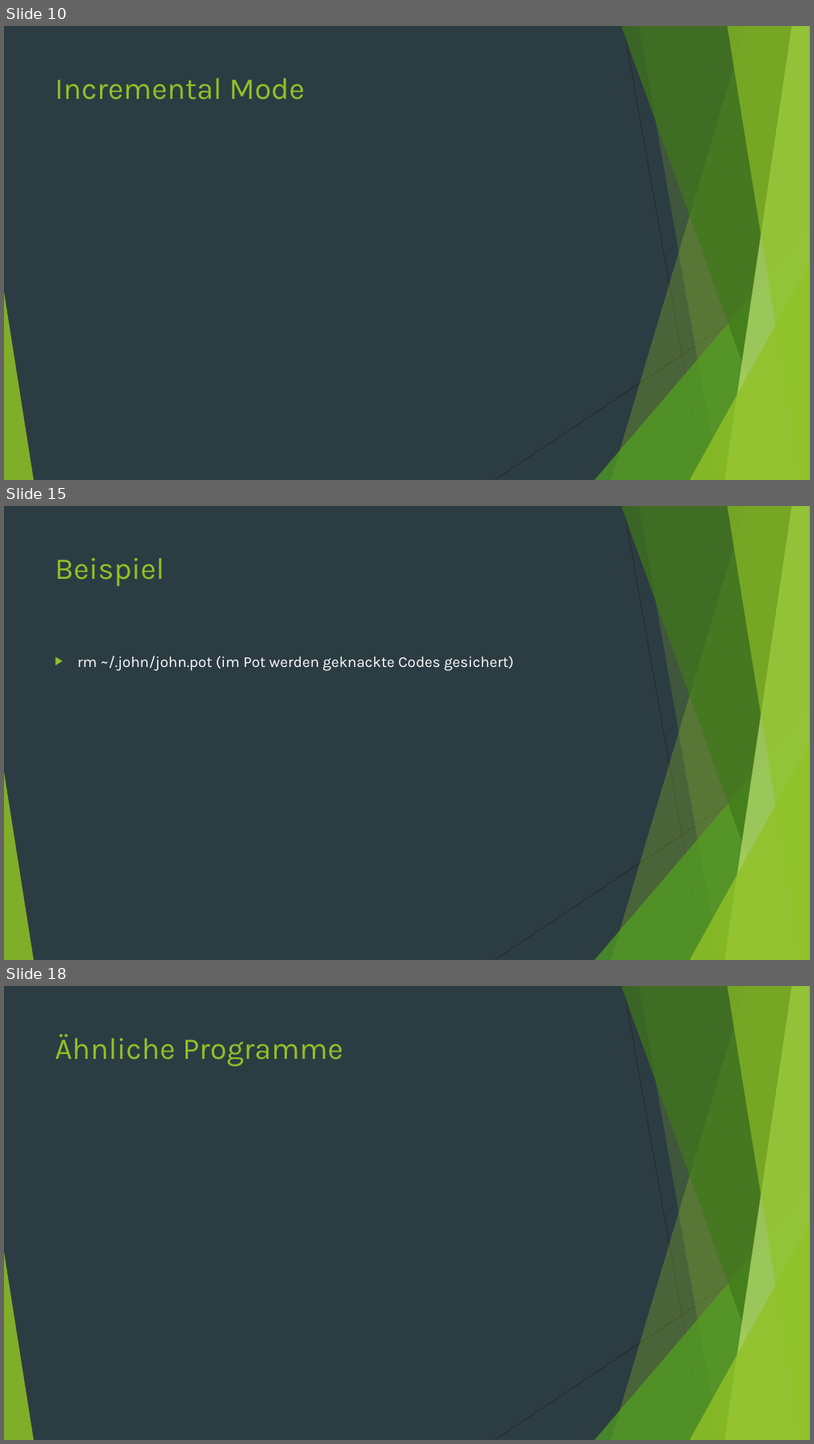
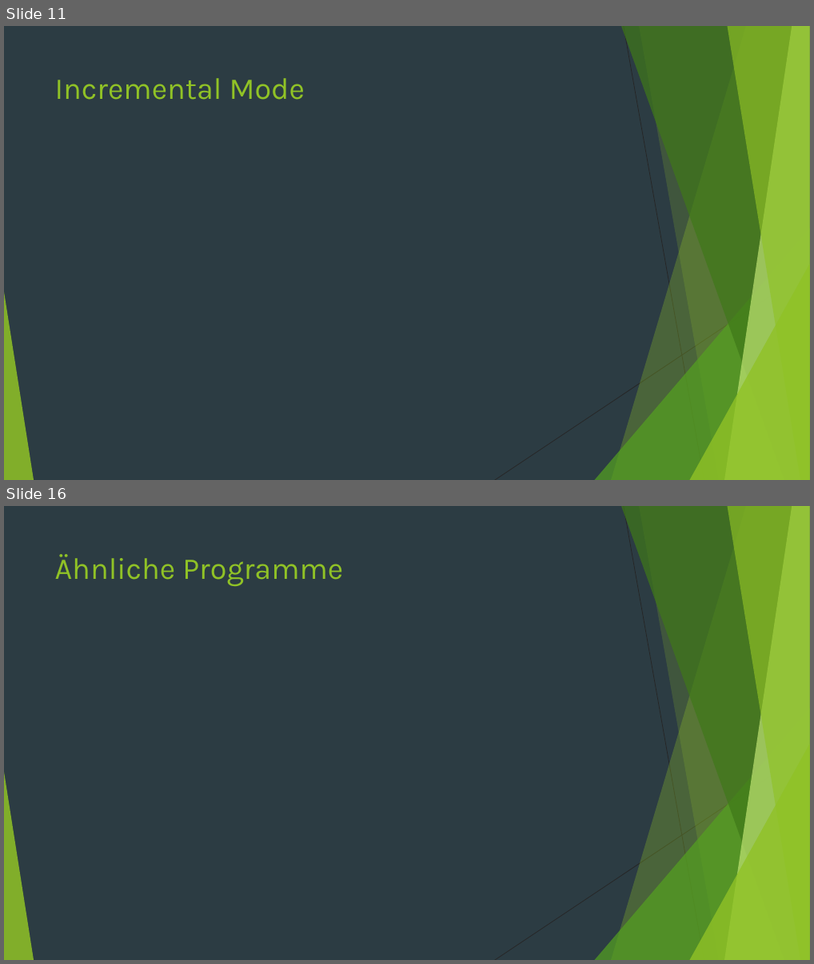
Before and after one commit to StefanSchuck/JohnTheRipperVortrag, a slide deck: Vortrag.pptx. Shown one above the other, each under a label of ours: slides 10, 15 and 18 before the commit, slides 11 and 16 after it; the slides between them are not shown. The pictures are 814x1444 and 814x964 pixels, drawn with LibreOffice and Linux fonts; fonts in the diff are those of the drawing. Boxes give left, top, right and bottom in pixels: in the first picture for what was removed or moved away, otherwise in the second. Text is boxed around its words. In the diff, an @@ line names an element or a change of style, - is before the commit and + after.

```diff
--- a/Vortrag.pptx
+++ b/Vortrag.pptx
@@ slide 15 removed at bbox=[4, 506, 810, 960], background #2C3C43; not listed: 10 template elements that a slide beside it also shows @@
@@ title removed at bbox=[55, 558, 165, 586] @@
-Beispiel
@@ text removed at bbox=[78, 656, 514, 671] @@
-▶ rm ~/.john/john.pot (im Pot werden geknackte Codes gesichert)
@@ what was slide 10 is now slide 11 @@
@@ what was slide 18 is now slide 16 @@
```
Also in this commit, not shown: 9 slides changed, 3 slides added, 4 other slides removed, 1 other file.
